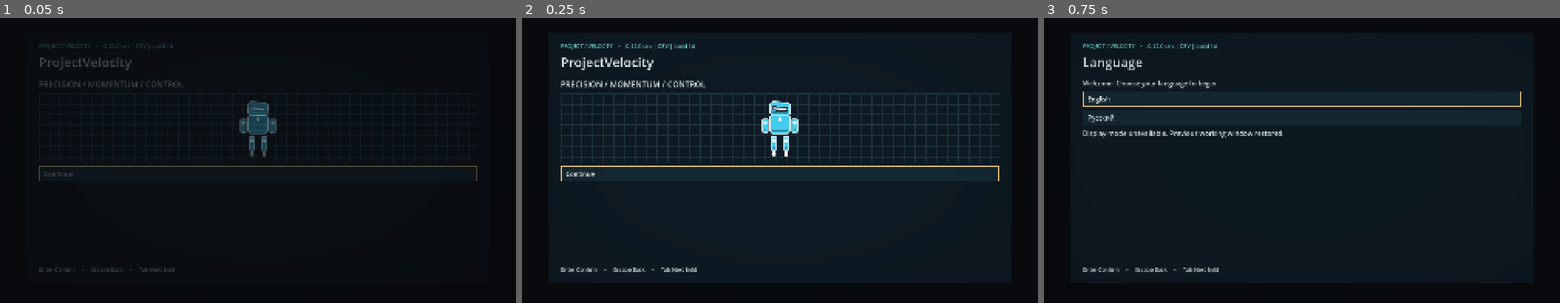
Above: before the commit, frames 1-3 (left to right).
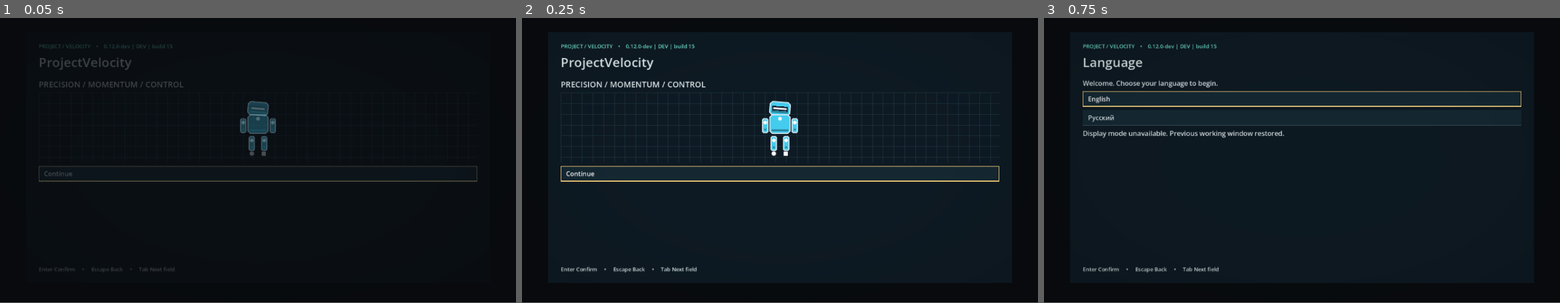
Above: after the commit, the same moments.

Repository: grislytoe/ProjectVelocity
Game: Godot game, scene res://core/bootstrap/main.tscn
The game is run twice, just before and just after one commit, with the same random seed, the same clock (stepped at 60 frames per second) and the same inputs.
Inputs:
- Up to frame 1 (0.05 s): no input
- Up to frame 2 (0.25 s): no input
- Up to frame 3 (0.75 s): click "Continue" at 0.5 s
In our replay, the window is 800x450 before the commit and 800x449 after it. These sizes can differ from the game's own. Grey fills any space a smaller window leaves; there, only what the larger window draws over its background counts as a difference.

The runs differ from the first frame. In frame 1, 1.2% of the frame differs, in the area x 7-93%, y 9-90%; in frame 2, 2.3%; in frame 3, 2.0%.

Commit message:
Fix fullscreen render resolution and enforce Steam Deck minimum

Diff:
--- a/core/bootstrap/main.gd
+++ b/core/bootstrap/main.gd
@@ -22,6 +22,11 @@
 		else:
 			save_store = SaveStore.new()
 	save_store.open()
+	var resolution: Array = save_store.data.settings.video.resolution
+	if int(resolution[0]) < DisplayAdapter.MINIMUM.x or int(resolution[1]) < DisplayAdapter.MINIMUM.y:
+		# Upgrade legacy low-resolution settings without resetting the player's save.
+		save_store.data.settings.video.resolution = [DisplayAdapter.MINIMUM.x, DisplayAdapter.MINIMUM.y]
+		save_store.save()
 	TranslationServer.set_locale(save_store.data.profile.language)
 	input_layer = InputLayer.new()
 	input_layer.configure(save_store.data.settings.controls.input, save_store.data.profile.last_input_device)
--- a/core/build/build_info.gd
+++ b/core/build/build_info.gd
@@ -3,7 +3,7 @@
 ## Build identity. Release flags come from the engine, never a user-writable setting.
 
 const VERSION: String = "0.12.0-dev"
-const BUILD_NUMBER: int = 14
+const BUILD_NUMBER: int = 15
 ## Wire compatibility identity; increment when incompatible network changes are introduced.
 const NETWORK_PROTOCOL_VERSION: int = 1
 const MILESTONE: String = "M12"
--- a/core/settings/display_adapter.gd
+++ b/core/settings/display_adapter.gd
@@ -1,6 +1,8 @@
 class_name DisplayAdapter
 extends RefCounted
 ## Native window adapter. Confirmation owns persistence, never this adapter.
+
+const MINIMUM := Vector2i(1280, 800)
 
 func snapshot() -> Dictionary:
 	return {"mode": DisplayServer.window_get_mode(),
@@ -9,11 +11,11 @@
 
 func supported(size: Vector2i) -> bool:
 	var desktop: Vector2i = DisplayServer.screen_get_size()
-	return size.x >= 640 and size.y >= 360 and size.x <= desktop.x and size.y <= desktop.y
+	return size.x >= MINIMUM.x and size.y >= MINIMUM.y and size.x <= desktop.x and size.y <= desktop.y
 
 func choices() -> Array:
 	var result: Array = []
-	for size: Vector2i in [Vector2i(1280, 720), Vector2i(1280, 800), Vector2i(1600, 900),
+	for size: Vector2i in [Vector2i(1280, 800), Vector2i(1600, 900),
 		Vector2i(1920, 1080), Vector2i(2560, 1080), Vector2i(2560, 1440),
 		Vector2i(3440, 1440), Vector2i(3840, 2160)]:
 		if supported(size):
@@ -24,23 +26,33 @@
 	return result
 
 func apply(video: Dictionary) -> bool:
+	var size := Vector2i(int(video.resolution[0]), int(video.resolution[1]))
+	if size.x < MINIMUM.x or size.y < MINIMUM.y:
+		return false
 	if DisplayServer.get_name() == "headless":
 		return true
-	var size := Vector2i(int(video.resolution[0]), int(video.resolution[1]))
 	if not supported(size):
 		return false
-	if video.window_mode != "windowed" and size != DisplayServer.screen_get_size():
-		return false
-	DisplayServer.window_set_mode(DisplayServer.WINDOW_MODE_WINDOWED)
-	DisplayServer.window_set_flag(DisplayServer.WINDOW_FLAG_BORDERLESS, video.window_mode == "borderless")
-	DisplayServer.window_set_size(size)
+	# Resolution changes in fullscreen resize the render target, not the native window.
+	var requested_mode: int = DisplayServer.WINDOW_MODE_WINDOWED
 	if video.window_mode == "fullscreen":
-		DisplayServer.window_set_mode(DisplayServer.WINDOW_MODE_EXCLUSIVE_FULLSCREEN)
+		requested_mode = DisplayServer.WINDOW_MODE_EXCLUSIVE_FULLSCREEN
 	elif video.window_mode == "borderless":
-		DisplayServer.window_set_mode(DisplayServer.WINDOW_MODE_FULLSCREEN)
+		requested_mode = DisplayServer.WINDOW_MODE_FULLSCREEN
+	if requested_mode != DisplayServer.WINDOW_MODE_WINDOWED and DisplayServer.window_get_mode() == requested_mode:
+		return true
+	# Keep Window's cached state synchronized with DisplayServer across layout updates.
+	var window: Window = (Engine.get_main_loop() as SceneTree).root
+	window.borderless = video.window_mode == "borderless"
+	window.mode = Window.MODE_WINDOWED
+	window.size = size
+	if video.window_mode == "fullscreen":
+		window.mode = Window.MODE_EXCLUSIVE_FULLSCREEN
+	elif video.window_mode == "borderless":
+		window.mode = Window.MODE_FULLSCREEN
 	else:
 		var usable: Rect2i = DisplayServer.screen_get_usable_rect()
-		DisplayServer.window_set_position(usable.position + (usable.size - size) / 2)
+		window.position = usable.position + (usable.size - size) / 2
 	return true
 
 func matches(video: Dictionary) -> bool:
@@ -50,13 +62,19 @@
 	if video.window_mode == "windowed":
 		return mode == DisplayServer.WINDOW_MODE_WINDOWED and DisplayServer.window_get_size() == Vector2i(
 			int(video.resolution[0]), int(video.resolution[1]))
-	return mode in [DisplayServer.WINDOW_MODE_FULLSCREEN, DisplayServer.WINDOW_MODE_EXCLUSIVE_FULLSCREEN]
+	return mode == (DisplayServer.WINDOW_MODE_EXCLUSIVE_FULLSCREEN if video.window_mode == "fullscreen"
+		else DisplayServer.WINDOW_MODE_FULLSCREEN)
 
 func restore(state: Dictionary) -> void:
 	if DisplayServer.get_name() == "headless":
 		return
-	DisplayServer.window_set_mode(DisplayServer.WINDOW_MODE_WINDOWED)
-	DisplayServer.window_set_flag(DisplayServer.WINDOW_FLAG_BORDERLESS, state.borderless)
-	DisplayServer.window_set_size(state.size)
-	DisplayServer.window_set_position(state.position)
-	DisplayServer.window_set_mode(state.mode)
+	var window: Window = (Engine.get_main_loop() as SceneTree).root
+	window.borderless = state.borderless
+	if state.mode in [DisplayServer.WINDOW_MODE_FULLSCREEN, DisplayServer.WINDOW_MODE_EXCLUSIVE_FULLSCREEN]:
+		# Resizing a temporary window to desktop size corrupts Windows' restored window rect.
+		window.mode = state.mode
+		return
+	window.mode = Window.MODE_WINDOWED
+	window.size = state.size
+	window.position = state.position
+	window.mode = state.mode
--- a/core/settings/settings_runtime.gd
+++ b/core/settings/settings_runtime.gd
@@ -7,10 +7,13 @@
 var current: Dictionary = {}
 var filter_material: ShaderMaterial
 var quiet_cue: AudioStreamWAV
+var world: WorldPresentation
 
 func _ready() -> void:
 	process_mode = Node.PROCESS_MODE_ALWAYS
 	add_to_group("settings_runtime")
+	world = WorldPresentation.new()
+	add_child(world)
 	var overlay := CanvasLayer.new()
 	overlay.layer = 90
 	add_child(overlay)
@@ -53,11 +56,13 @@
 func apply(settings: Dictionary) -> void:
 	current = settings.duplicate(true)
 	visual = current.duplicate(true)
+	world.apply(settings.video)
 	Engine.max_fps = int(settings.video.fps_limit)
 	if DisplayServer.get_name() != "headless":
 		DisplayServer.window_set_vsync_mode(DisplayServer.VSYNC_ENABLED if settings.video.vsync
 			else DisplayServer.VSYNC_DISABLED)
 	var window: Window = get_tree().root
+	window.min_size = DisplayAdapter.MINIMUM
 	window.content_scale_size = Vector2i(1920, 1080)
 	window.content_scale_mode = Window.CONTENT_SCALE_MODE_CANVAS_ITEMS
 	window.content_scale_aspect = Window.CONTENT_SCALE_ASPECT_KEEP
--- a/core/settings/settings_session.gd
+++ b/core/settings/settings_session.gd
@@ -139,3 +139,6 @@
 	if previewing:
 		previewing = false
 		adapter.restore(previous_display)
+		if is_instance_valid(runtime) and is_instance_valid(runtime.world) and is_instance_valid(runtime.world.viewport):
+			# The buffer can outlive this session; restore it without emitting UI callbacks.
+			runtime.world.apply(store.data.settings.video)
--- /dev/null
+++ b/core/settings/world_presentation.gd
@@ -0,0 +1,37 @@
+class_name WorldPresentation
+extends Node
+## Render the world at the selected pixel budget, retaining a fixed competitive view.
+
+const REFERENCE := Vector2i(1920, 1080)
+var viewport: SubViewport
+
+func _ready() -> void:
+	viewport = SubViewport.new()
+	viewport.name = "WorldViewport"
+	viewport.world_2d = World2D.new()
+	viewport.size = REFERENCE
+	viewport.size_2d_override = REFERENCE
+	viewport.size_2d_override_stretch = true
+	viewport.render_target_update_mode = SubViewport.UPDATE_ALWAYS
+	viewport.gui_disable_input = true
+	add_child(viewport)
+	var canvas := CanvasLayer.new()
+	canvas.layer = -1
+	add_child(canvas)
+	var output := TextureRect.new()
+	output.texture = viewport.get_texture()
+	output.texture_filter = CanvasItem.TEXTURE_FILTER_LINEAR
+	output.expand_mode = TextureRect.EXPAND_IGNORE_SIZE
+	output.mouse_filter = Control.MOUSE_FILTER_IGNORE
+	canvas.add_child(output)
+	output.set_anchors_and_offsets_preset(Control.PRESET_FULL_RECT)
+
+static func render_size(resolution: Array) -> Vector2i:
+	# Fit 16:9 inside the requested dimensions; output letterboxing stays on the root.
+	var factor: float = minf(maxi(int(resolution[0]), DisplayAdapter.MINIMUM.x) / float(REFERENCE.x),
+		maxi(int(resolution[1]), DisplayAdapter.MINIMUM.y) / float(REFERENCE.y))
+	return Vector2i(Vector2(REFERENCE) * factor)
+
+func apply(video: Dictionary) -> void:
+	viewport.size = render_size(video.resolution)
+	viewport.canvas_item_default_texture_filter = SettingsValues.PRESETS[video.effects_quality].filter
--- a/tests/settings_runtime_test.gd
+++ b/tests/settings_runtime_test.gd
@@ -44,12 +44,16 @@
 	store.data.onboarding_complete = true
 	store.data.settings.audio.mutes.master = true
 	store.data.settings.video.resolution = [1280, 720]
+	var fixture_uuid: String = store.data.profile.uuid
 	check(store.save(), "Muted native test fixture")
 	main = preload("res://core/bootstrap/main.tscn").instantiate()
 	main.save_store = store
 	root.add_child(main)
 	await process_frame
 	await process_frame
+	check(store.data.settings.video.resolution == [1280, 800] and store.data.profile.uuid == fixture_uuid,
+		"Legacy low resolution upgrades to Steam Deck minimum without resetting profile")
+	check(root.min_size == DisplayAdapter.MINIMUM, "Window resizing respects Steam Deck minimum")
 	ui = main.get_children().filter(func(node: Node) -> bool: return node is AppUI)[0]
 	await settle()
 	ui.show_menu()
@@ -98,9 +102,11 @@
 	session.apply()
 	if render:
 		print("M12_NATIVE_SCREEN=", DisplayServer.screen_get_size())
+		for unsupported: Vector2i in [Vector2i(640, 360), Vector2i(1280, 720), Vector2i(960, 1080)]:
+			check(not session.adapter.supported(unsupported), "Reject sizes below Steam Deck minimum")
 		var before: Dictionary = session.adapter.snapshot()
 		var sizes: Array = session.adapter.choices()
-		for size: Array in [[1680, 720], [960, 1080], [640, 360]]:
+		for size: Array in [[1680, 900], [1280, 1080]]:
 			if session.adapter.supported(Vector2i(size[0], size[1])):
 				sizes.append(size)
 		for resolution: Array in sizes:
@@ -112,7 +118,7 @@
 			check(session.adapter.matches(proposed), "Native window actual size")
 			check(root.get_visible_rect().size.is_equal_approx(Vector2(1920, 1080)), "Native aspect keeps competitive view")
 			print("M12_NATIVE_WINDOW=", DisplayServer.window_get_size())
-			if resolution == [1680, 720]:
+			if resolution == [1680, 900]:
 				await capture("ultrawide")
 		session.adapter.restore(before)
 		for enabled: bool in [false, true]:
@@ -122,22 +128,58 @@
 		for mode: String in ["fullscreen", "borderless"]:
 			ui.settings_page.show_page("video")
 			await settle()
-			var desktop: Vector2i = DisplayServer.screen_get_size()
 			session.draft.video.window_mode = mode
-			session.draft.video.resolution = [desktop.x, desktop.y]
+			session.draft.video.resolution = [1280, 800]
 			ui.settings_page.apply()
 			await settle()
 			check(session.previewing, "Native preview stays active")
 			if session.previewing:
 				check(session.adapter.matches(session.draft.video), "Native fullscreen readback")
+				check(main.settings_runtime.world.viewport.size == Vector2i(1280, 720), "Fullscreen uses selected render pixels")
 				await capture("confirmation-" + mode)
 				await press("ui_cancel", true)
 				check(not session.previewing, "Pad reverts native modal")
 			session.revert()
 			session.adapter.restore(before)
+		for mode: String in ["fullscreen", "borderless"]:
+			ui.settings_page.show_page("video")
+			session.draft.video.window_mode = mode
+			session.draft.video.resolution = [1280, 800]
+			ui.settings_page.apply()
+			await settle()
+			check(session.keep(), "Keep fullscreen resolution")
+			await settle()
+			ui.settings_page.show_page("video")
+			await settle()
+			var selector := ui.panel.find_child("SET_RESOLUTION", true, false) as OptionButton
+			check(not selector.disabled, "Fullscreen resolution selector remains enabled")
+			var modes := ui.panel.find_child("SET_WINDOW", true, false) as OptionButton
+			modes.item_selected.emit(1 if mode == "fullscreen" else 2)
+			check(session.draft.video.resolution == [1280, 800], "Mode selection preserves resolution")
+			for resolution: Array in [[1600, 900], [1920, 1080]]:
+				session.draft.video.resolution = resolution
+				ui.settings_page.apply()
+				await settle()
+				check(session.previewing and session.adapter.matches(session.draft.video), "Same-mode resolution preview")
+				check(main.settings_runtime.world.viewport.size == WorldPresentation.render_size(resolution), "GPU buffer fits selected resolution")
+				check(root.get_visible_rect().size == Vector2(1920, 1080), "Fullscreen UI reference stays fixed")
+				session.revert()
+				await settle()
+				check(main.settings_runtime.world.viewport.size == Vector2i(1280, 720), "Revert restores render resolution")
+			var reload_store := SaveStore.new(folder)
+			check(reload_store.open() and Vector2i(reload_store.data.settings.video.resolution[0], reload_store.data.settings.video.resolution[1]) == Vector2i(1280, 800)
+				and reload_store.data.settings.video.window_mode == mode, "Only confirmed fullscreen resolution persists")
+		# Restore a confirmed windowed baseline for the remaining input tests.
 		ui.settings_page.show_page("video")
-		await settle()
-		session.draft.video.resolution = [1600, 900] if session.adapter.supported(Vector2i(1600, 900)) else [640, 360]
+		session.draft.video.window_mode = "windowed"
+		session.draft.video.resolution = [1280, 800]
+		ui.settings_page.apply()
+		await settle()
+		check(session.keep(), "Confirm windowed baseline")
+		await settle()
+		ui.settings_page.show_page("video")
+		await settle()
+		session.draft.video.resolution = [1600, 900] if session.adapter.supported(Vector2i(1600, 900)) else [1280, 800]
 		ui.settings_page.apply()
 		await settle()
 		if session.previewing:
@@ -149,7 +191,7 @@
 		session.adapter.restore(before)
 		ui.settings_page.show_page("video")
 		await settle()
-		session.draft.video.resolution = [1280, 720]
+		session.draft.video.resolution = [1280, 800]
 		ui.settings_page.apply()
 		await settle()
 		check(session.previewing, "Mouse test preview")
@@ -180,6 +222,9 @@
 		ui.start_map()
 		await settle()
 		check(is_instance_valid(ui.trial), "Settings returns to Solo")
+		var world: SubViewport = main.settings_runtime.world.viewport
+		check(ui.trial.get_viewport() == world, "Solo renders through selected resolution viewport")
+		check(world.get_visible_rect().size == Vector2(1920, 1080), "World logical view stays fixed")
 		ui.trial.dismiss_hint()
 		await settle()
 		check(ui.hud.scale == Vector2.ONE * scale and ui.hud.get_theme_font_size("font_size") == 51,
@@ -187,6 +232,29 @@
 		check(ui.hud.get_global_rect().end.x <= 1920 and ui.banner.get_global_rect().end.y <= 1080,
 			"Scaled HUD and countdown stay in competitive frame")
 		await capture("hud-scale-" + str(scale))
+	# Actual world rendering changes pixel density without changing the camera or HUD.
+	paused = true
+	var world: SubViewport = main.settings_runtime.world.viewport
+	var camera := world.get_camera_2d() as LocalPlayerCamera
+	check(camera != null, "World viewport owns the local camera")
+	var original_zoom: Vector2 = camera.zoom
+	var original_center: Vector2 = camera.global_position
+	for resolution: Array in [[1280, 800], [1600, 900], [1920, 1080]]:
+		var proposed: Dictionary = store.data.settings.duplicate(true)
+		proposed.video.resolution = resolution
+		main.settings_runtime.apply(proposed)
+		await process_frame
+		camera.update_follow(true)
+		check(camera.zoom.is_equal_approx(original_zoom) and camera.global_position.is_equal_approx(original_center),
+			"Render resolution preserves camera framing")
+		check(world.get_visible_rect().size == Vector2(1920, 1080), "Virtual world resolution remains fixed")
+		if render:
+			await RenderingServer.frame_post_draw
+			check(world.get_texture().get_image().get_size() == WorldPresentation.render_size(resolution),
+				"GPU image has the selected pixel dimensions")
+			await capture("world-" + str(resolution[0]) + "x" + str(resolution[1]))
+	main.settings_runtime.apply(store.data.settings)
+	paused = false
 	ui.show_menu()
 	await settle()
 	main.queue_free()
--- a/tests/settings_test.gd
+++ b/tests/settings_test.gd
@@ -180,6 +180,8 @@
 	var restore_count: int = display.restores
 	session.free()
 	check(display.restores == restore_count + 1, "Teardown restores preview without callbacks")
+	check(runtime.world.viewport.size == WorldPresentation.render_size(store.data.settings.video.resolution),
+		"Teardown restores confirmed render pixels")
 	preferences.free()
 	layer.free()
 	runtime.free()
--- a/ui/app_ui.gd
+++ b/ui/app_ui.gd
@@ -494,7 +494,7 @@
 	super._process(delta)
 	if settings_page != null and screen.begins_with("settings_"):
 		settings_page.poll()
-		if settings.previewing and modal is ConfirmationDialog:
+		if settings.previewing and is_instance_valid(modal) and modal is ConfirmationDialog:
 			modal.dialog_text = tr("SET_CONFIRM_HELP") + "\n" + str(ceili(settings.remaining))
 	for item: Label in [hud, banner, status]:
 		if is_instance_valid(item):
--- a/ui/localization/bootstrap.csv
+++ b/ui/localization/bootstrap.csv
@@ -231,6 +231,6 @@
 SET_CONFIRM_HELP,Reverts in 15 seconds without confirmation. Back or focus loss also reverts.,Без подтверждения возврат через 15 секунд. Назад или потеря фокуса также отменяют режим.
 SET_KEEP,Keep,Оставить
 SET_REVERT,Revert,Вернуть
-SET_NATIVE_NOTE,Resolution selects window size. Fullscreen modes use the desktop resolution.,Разрешение задаёт размер окна. Полноэкранные режимы используют разрешение рабочего стола.
+SET_NATIVE_NOTE,Resolution sets game rendering quality in every window mode. Interface size and camera view stay unchanged.,Разрешение задаёт качество отрисовки игры во всех режимах окна. Размер интерфейса и обзор камеры не меняются.
 SET_DRAFT_HELP,Apply saves changes. Cancel discards changes since the last Apply. Bindings are previewed while editing.,Применить сохраняет изменения. Отмена возвращает последние сохранённые значения. Назначения ввода действуют пробно во время редактирования.
 SET_REVERTED,Previous display configuration restored.,Возвращены предыдущие параметры экрана.
--- a/ui/settings_page.gd
+++ b/ui/settings_page.gd
@@ -75,20 +75,14 @@
 func _video() -> void:
 	var data: Dictionary = session.draft.video
 	var resolutions: Array = session.adapter.choices()
-	if not resolutions.has(data.resolution):
+	if not resolutions.has(data.resolution) and int(data.resolution[0]) >= DisplayAdapter.MINIMUM.x and int(data.resolution[1]) >= DisplayAdapter.MINIMUM.y:
 		resolutions.append(data.resolution.duplicate())
 	var names: Array = []
 	for resolution: Array in resolutions:
 		names.append("%d × %d" % [resolution[0], resolution[1]])
-	var resolution_control: OptionButton = choice("SET_RESOLUTION", data, "resolution", resolutions, names)
-	resolution_control.disabled = data.window_mode != "windowed"
-	var mode_control: OptionButton = choice("SET_WINDOW", data, "window_mode", ["windowed", "fullscreen", "borderless"],
+	choice("SET_RESOLUTION", data, "resolution", resolutions, names)
+	choice("SET_WINDOW", data, "window_mode", ["windowed", "fullscreen", "borderless"],
 		["SET_WINDOWED", "SET_FULLSCREEN", "SET_BORDERLESS"])
-	mode_control.item_selected.connect(func(_index: int) -> void:
-		if data.window_mode != "windowed" and DisplayServer.get_name() != "headless":
-			var desktop: Vector2i = DisplayServer.screen_get_size()
-			data.resolution = [desktop.x, desktop.y]
-		show_page.call_deferred(category))
 	ui.label(ui.tr("SET_NATIVE_NOTE"), 20)
 	toggle("SET_VSYNC", data, "vsync")
 	choice("SET_FPS", data, "fps_limit", SettingsValues.FPS,
--- a/ui/trial_ui.gd
+++ b/ui/trial_ui.gd
@@ -144,7 +144,11 @@
 	trial.records = TrialRecords.new(store, TrialMapDefinition.new())
 	trial.changed.connect(refresh.call_deferred)
 	trial.message.connect(show_message)
-	get_parent().add_child(trial)
+	var runtime := get_tree().get_first_node_in_group("settings_runtime") as SettingsRuntime
+	if runtime != null:
+		runtime.world.viewport.add_child(trial)
+	else:
+		get_parent().add_child(trial)
 	refresh()
 
 func refresh() -> void:
Not shown, added: core/settings/world_presentation.gd.uid
Binary file changed: ui/localization/bootstrap.en.translation
Binary file changed: ui/localization/bootstrap.ru.translation
Not shown, changed: ARCHITECTURE.md
Not shown, changed: CHANGELOG.md
Not shown, changed: README.md
Not shown, changed: SETTINGS.md
Not shown, changed: docs/M12_VALIDATION.md
